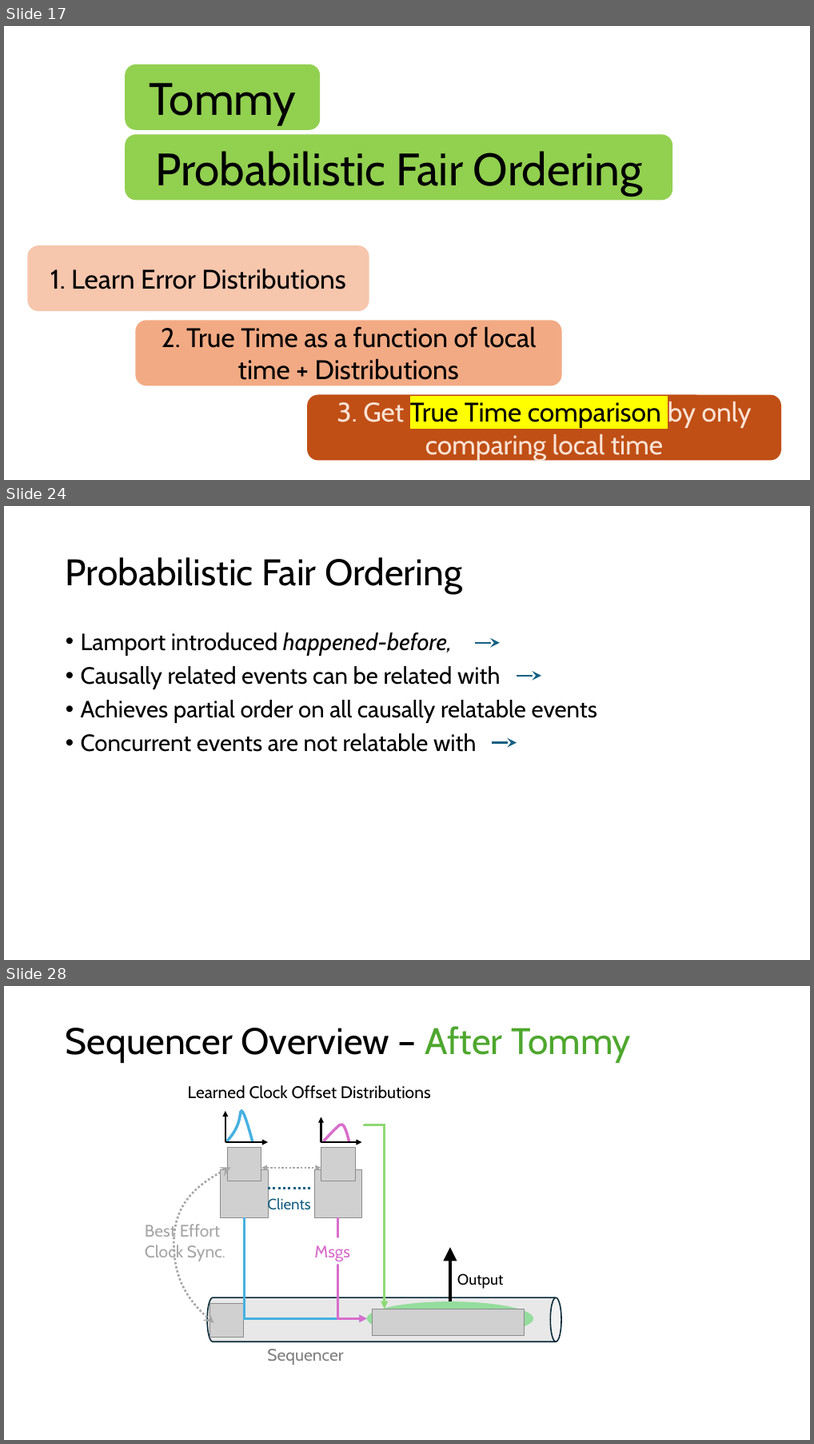
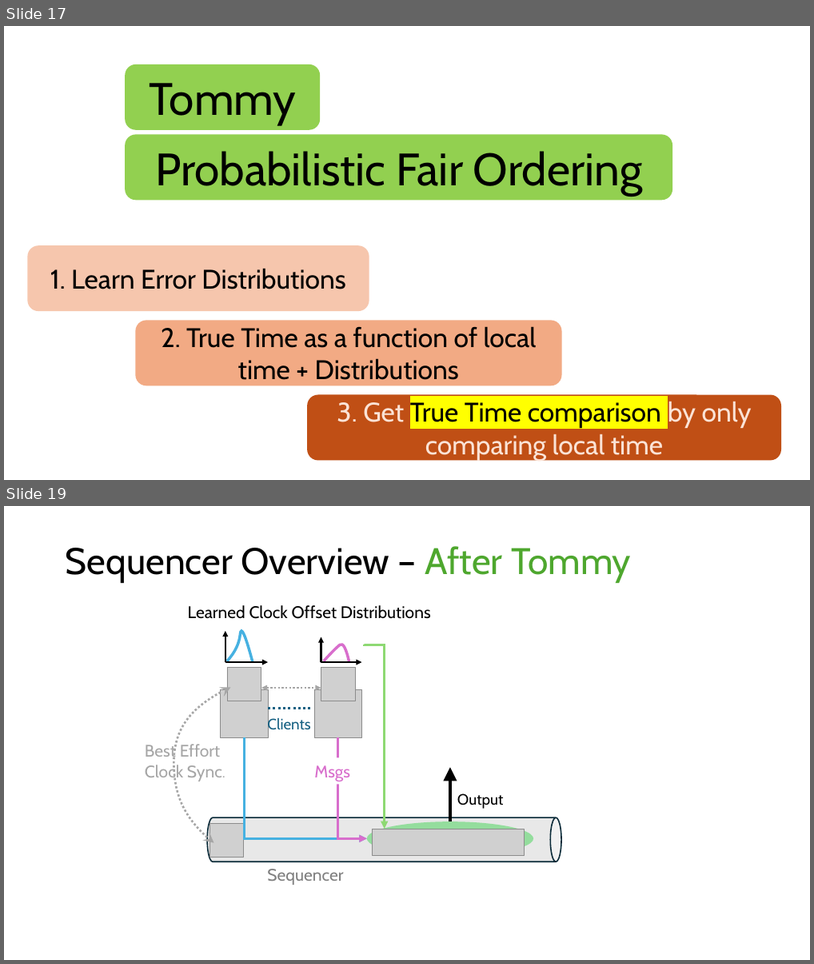
Before and after one commit to HaseebLUMS/Onyx-Presentation, a slide deck: tommy_hotnets_v2.pptx. Shown one above the other, each under a label of ours: slides 17, 24 and 28 before the commit, slides 17 and 19 after it; the slides between them are not shown. The pictures are 814x1444 and 814x964 pixels, drawn with LibreOffice and Linux fonts; fonts in the diff are those of the drawing; grey boxes stand for pictures. Boxes give left, top, right and bottom in pixels: in the first picture for what was removed or moved away, otherwise in the second. Text is boxed around its words. In the diff, an @@ line names an element or a change of style, - is before the commit and + after.

```diff
--- a/tommy_hotnets_v2.pptx
+++ b/tommy_hotnets_v2.pptx
@@ slide 24 removed at [4, 506, 810, 960], background #FFFFFF @@
@@ title removed at [66, 557, 462, 594] @@
-Probabilistic Fair Ordering
@@ text removed at [81, 632, 598, 752] @@
-• Lamport introduced happened-before,
-• Causally related events can be related with
-• Achieves partial order on all causally relatable events
-• Concurrent events are not relatable with
@@ arrow removed from (475, 643) to (500, 643) @@
@@ arrow removed from (517, 676) to (542, 676) @@
@@ arrow removed from (492, 743) to (517, 743) @@
@@ what was slide 28 is now slide 19 @@
```
Also in this commit, not shown: 9 slides changed, 7 slides added, 14 other slides removed.
